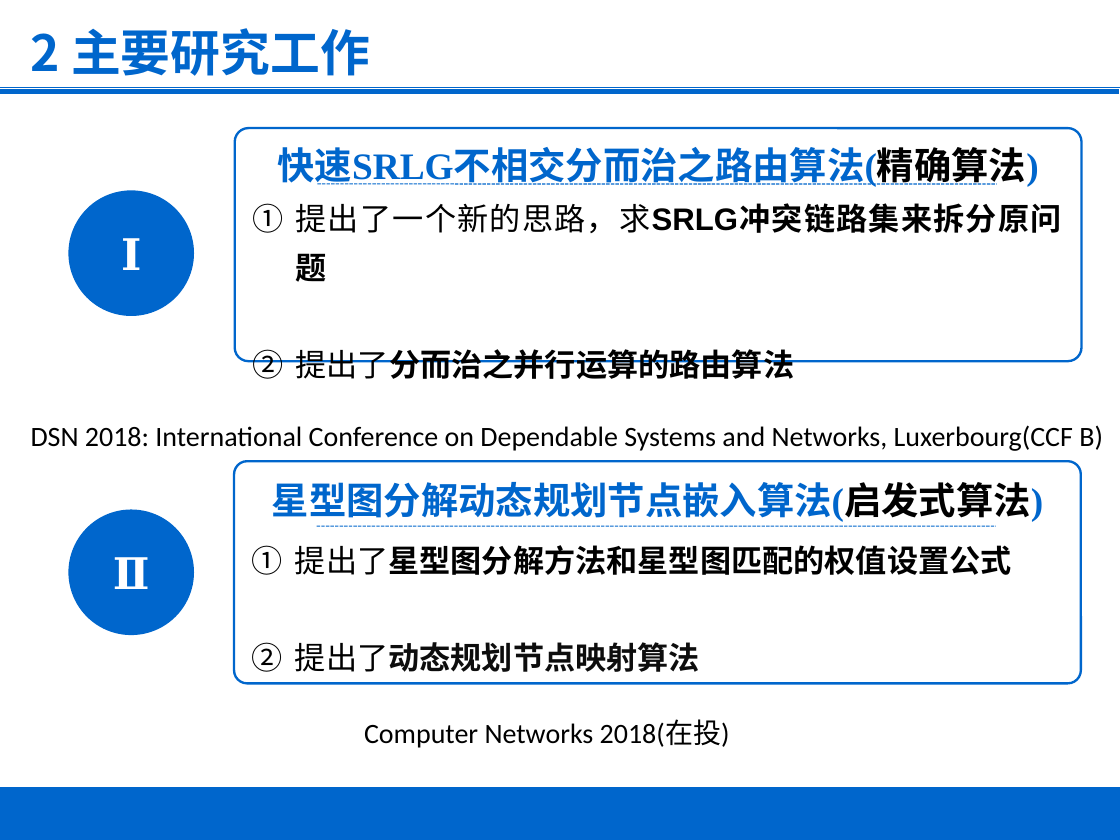
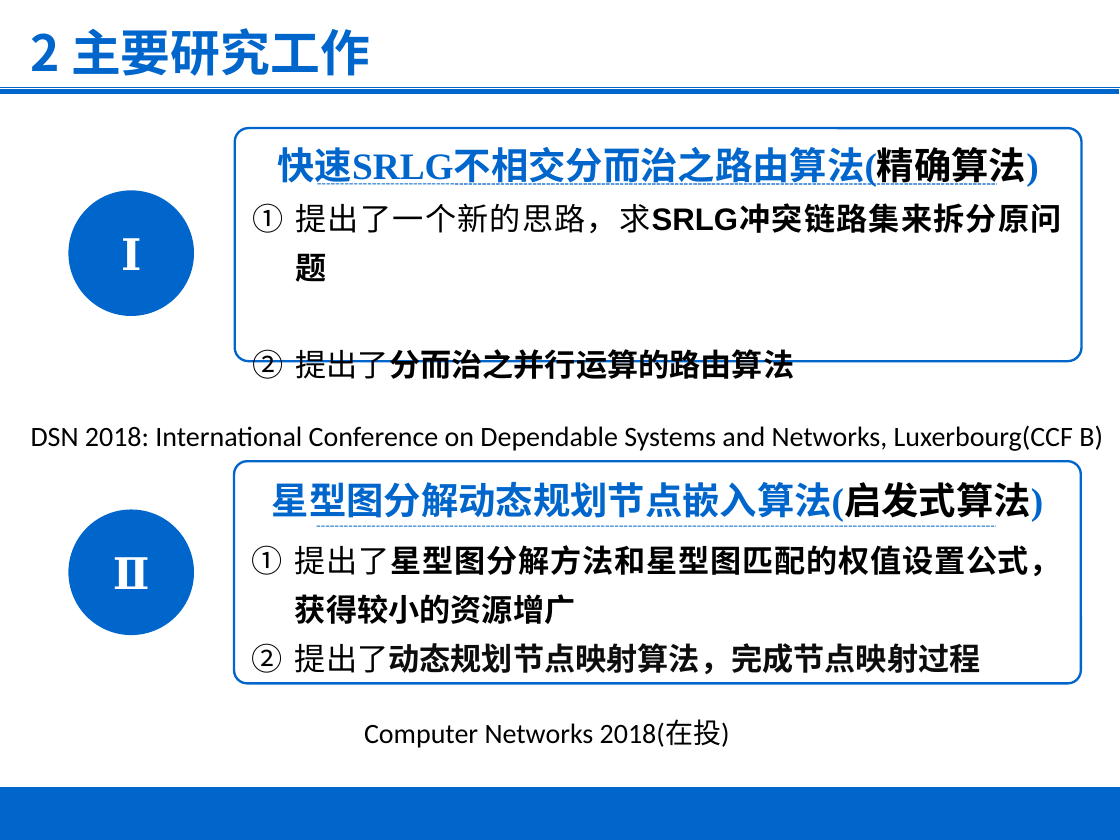
Before and after one commit to franztao/franztao.File.io, a slide deck: slide 7 of hnuthesis_master_v4.0/ppt/答辩2.0.pptx. Drawn at 1120x840 pixels with LibreOffice and Linux fonts; fonts in the diff are those of the drawing; background and template pictures are left out. Boxes give left, top, right and bottom in pixels: in the first picture for what was removed or moved away, otherwise in the second. Text is boxed around its words. In the diff, an @@ line names an element or a change of style, - is before the commit and + after.

```diff
--- a/hnuthesis_master_v4.0/ppt/答辩2.0.pptx
+++ b/hnuthesis_master_v4.0/ppt/答辩2.0.pptx
@@ text at bbox=[295, 545, 1061, 674]: text changed @@
-1. 提出了星型图分解方法和星型图匹配的权值设置公式
-2. 提出了动态规划节点映射算法
+1. 提出了星型图分解方法和星型图匹配的权值设置公式，获得较小的资源增广
+2. 提出了动态规划节点映射算法，完成节点映射过程
```
Also in this commit, not shown: 4 other slides changed, 21 other files.
